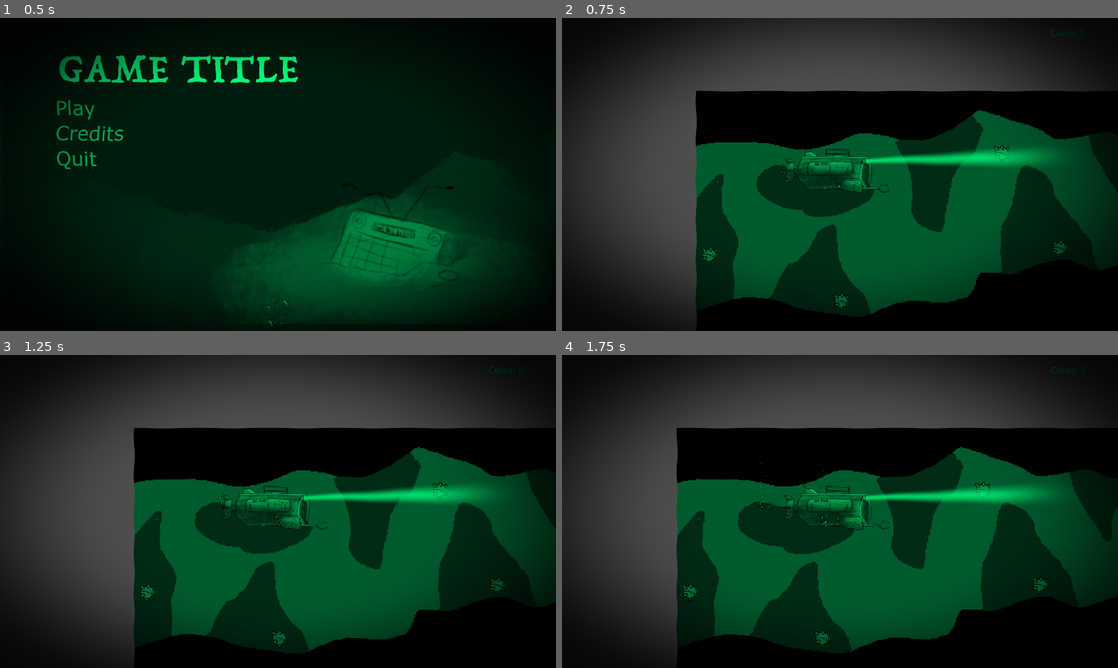
Above: before the commit, frames 1-4 (two rows, left to right).
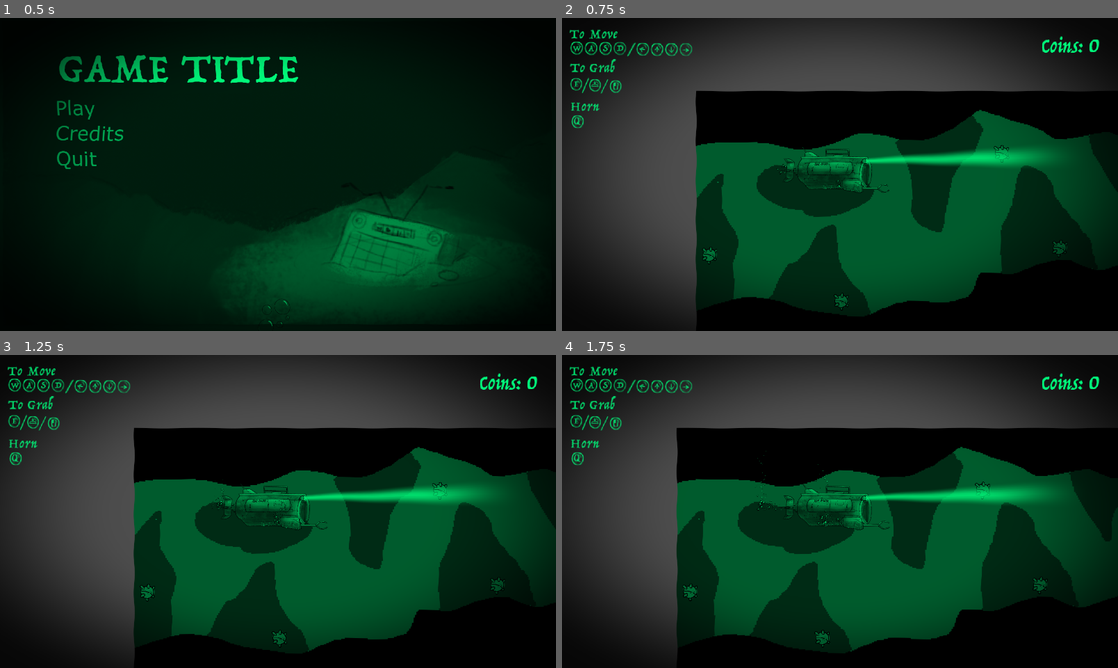
Above: after the commit, the same moments.

Repository: ArceusMaxis/guyana
Game: Godot game, scene res://scenes/main_menu.tscn
Two runs of this game, one before a commit and one after it. Both use one fixed random seed, a clock stepped at 60 frames per second and the inputs below.
Inputs:
- Up to frame 1 (0.5 s): no input
- Up to frame 2 (0.75 s): click "Play" at 0.5 s
- Up to frame 3 (1.25 s): no input
- Up to frame 4 (1.75 s): tap Enter at 1.25 s; hold D (right) from 1.28 s (still down); tap Space (grab) at 1.35 s

Frame 1 is identical in both runs. In frame 2, 1.2% of the frame differs, in the area x 1-97%, y 3-36%; in frame 3, 1.2%; in frame 4, 1.2%.

Commit message:
controls info overlay, dont rollback, material unshaded

Diff:
--- /dev/null
+++ b/scenes/modulate_matcher.gd
@@ -0,0 +1,10 @@
+extends Control
+
+@onready var canvas_modulate: CanvasModulate = $"../../CanvasModulate"
+
+@onready var coinlabel: Label = %Coinlabel
+@onready var controls_info: TextureRect = %ControlsInfo
+
+func _ready() -> void:
+	coinlabel.self_modulate = canvas_modulate.color
+	controls_info.self_modulate = canvas_modulate.color
--- a/scenes/subship.tscn
+++ b/scenes/subship.tscn
@@ -7,9 +7,16 @@
 [ext_resource type="Texture2D" uid="uid://p0gm7rfk3pai" path="res://textures/submarine_claw_top.png" id="3_qvn8w"]
 [ext_resource type="Texture2D" uid="uid://bdnt0hgdy2mmm" path="res://textures/oldmine.png" id="4_j33nr"]
 [ext_resource type="Texture2D" uid="uid://cxwufvxoyfmtu" path="res://textures/submarine_claw_bottom.png" id="4_y5eat"]
+[ext_resource type="Shader" uid="uid://b7q5h52yx2vtm" path="res://scripts/underwater.gdshader" id="5_l0iaw"]
 [ext_resource type="Shader" uid="uid://b10igr3bwfe23" path="res://scripts/godrays.gdshader" id="6_mjtt7"]
 [ext_resource type="Texture2D" uid="uid://cgtpey7opdnpv" path="res://textures/submarine_part_3.png" id="7_yrtbm"]
 [ext_resource type="Texture2D" uid="uid://npym7mnbm0mj" path="res://textures/bubbles.png" id="10_fhyat"]
+[ext_resource type="Texture2D" uid="uid://dwi5yfprygue1" path="res://textures/ui_1.png" id="11_6k77r"]
+[ext_resource type="FontFile" uid="uid://2tkrtqjfw1wu" path="res://Trattatello-Font.ttf" id="11_y5eat"]
+[ext_resource type="Script" uid="uid://cqoaaalx4a4hy" path="res://scenes/modulate_matcher.gd" id="12_mav5b"]
+
+[sub_resource type="CircleShape2D" id="CircleShape2D_318gt"]
+radius = 1080.0
 
 [sub_resource type="CapsuleShape2D" id="CapsuleShape2D_318gt"]
 radius = 28.65
@@ -158,8 +165,22 @@
 &"pickup": SubResource("Animation_o73sm")
 }
 
-[sub_resource type="CircleShape2D" id="CircleShape2D_318gt"]
-radius = 1080.0
+[sub_resource type="ShaderMaterial" id="ShaderMaterial_qvn8w"]
+shader = ExtResource("5_l0iaw")
+shader_parameter/distortion_strength = 0.0010000000475
+shader_parameter/distortion_speed = 1.0000000475
+shader_parameter/distortion_frequency = 50.0
+shader_parameter/tint_color = Color(0.1, 0.4, 0.5, 1)
+shader_parameter/tint_strength = 0.0
+shader_parameter/vignette_strength = 0.90000004275
+shader_parameter/vignette_radius = 0.6750000320625
+shader_parameter/enable_caustics = false
+shader_parameter/caustic_strength = 0.15
+shader_parameter/caustic_scale = 6.0
+shader_parameter/caustic_speed = 0.5
+
+[sub_resource type="CanvasItemMaterial" id="CanvasItemMaterial_y5eat"]
+light_mode = 1
 
 [node name="Ship" type="CharacterBody2D" unique_id=1365197171 groups=["player"]]
 scale = Vector2(2, 2)
@@ -167,6 +188,11 @@
 thrust_speed = 800.0
 max_speed = 200.0
 friction = 0.98
+
+[node name="DetectArea" type="Area2D" parent="." unique_id=1091210469]
+
+[node name="CollisionShape2D" type="CollisionShape2D" parent="DetectArea" unique_id=503032081]
+shape = SubResource("CircleShape2D_318gt")
 
 [node name="CollisionShape2D" type="CollisionShape2D" parent="." unique_id=695989082]
 position = Vector2(-8, -2.78)
@@ -292,15 +318,34 @@
 [node name="AnimationPlayer" type="AnimationPlayer" parent="." unique_id=2034815550]
 libraries/ = SubResource("AnimationLibrary_78rhj")
 
-[node name="Control" type="Control" parent="." unique_id=207552457]
+[node name="CanvasLayer" type="CanvasLayer" parent="." unique_id=784196742]
+
+[node name="ColorRect" type="ColorRect" parent="CanvasLayer" unique_id=1810711332]
+modulate = Color(0, 0.9916915, 0.48586094, 1)
+material = SubResource("ShaderMaterial_qvn8w")
+anchors_preset = 15
+anchor_right = 1.0
+anchor_bottom = 1.0
+grow_horizontal = 2
+grow_vertical = 2
+
+[node name="CanvasModulate" type="CanvasModulate" parent="." unique_id=262899531]
+color = Color(0, 0.9916915, 0.48586094, 1)
+
+[node name="CanvasLayer2" type="CanvasLayer" parent="." unique_id=1389623362]
+
+[node name="Control" type="Control" parent="CanvasLayer2" unique_id=207552457]
+z_index = 1
 layout_mode = 3
 anchors_preset = 0
-offset_left = -504.0
-offset_top = -272.0
-offset_right = 456.0
-offset_bottom = 272.0
-
-[node name="Coinlabel" type="Label" parent="Control" unique_id=850107245]
+offset_right = 960.0
+offset_bottom = 544.0
+scale = Vector2(2, 2)
+script = ExtResource("12_mav5b")
+
+[node name="Coinlabel" type="Label" parent="CanvasLayer2/Control" unique_id=850107245]
+unique_name_in_owner = true
+material = SubResource("CanvasItemMaterial_y5eat")
 layout_mode = 1
 anchors_preset = 1
 anchor_left = 1.0
@@ -310,13 +355,15 @@
 offset_right = -32.0
 offset_bottom = 40.0
 grow_horizontal = 0
+theme_override_fonts/font = ExtResource("11_y5eat")
+theme_override_font_sizes/font_size = 37
 text = "Coins: 0"
 horizontal_alignment = 2
 
-[node name="CanvasModulate" type="CanvasModulate" parent="." unique_id=262899531]
-color = Color(0, 0.9916915, 0.48586094, 1)
-
-[node name="DetectArea" type="Area2D" parent="." unique_id=1091210469]
-
-[node name="CollisionShape2D" type="CollisionShape2D" parent="DetectArea" unique_id=503032081]
-shape = SubResource("CircleShape2D_318gt")
+[node name="ControlsInfo" type="TextureRect" parent="CanvasLayer2/Control" unique_id=1580128274]
+unique_name_in_owner = true
+material = SubResource("CanvasItemMaterial_y5eat")
+layout_mode = 0
+offset_right = 40.0
+offset_bottom = 40.0
+texture = ExtResource("11_6k77r")
--- a/scenes/test2d.tscn
+++ b/scenes/test2d.tscn
@@ -4,21 +4,6 @@
 [ext_resource type="PackedScene" uid="uid://dbhrivwtxuo2h" path="res://scenes/subship.tscn" id="2_e2ll7"]
 [ext_resource type="PackedScene" uid="uid://cf3niieok1nv3" path="res://scenes/itembase.tscn" id="3_1ov6r"]
 [ext_resource type="PackedScene" uid="uid://ds8yfl6l4ceip" path="res://scenes/checkpoint.tscn" id="4_y38rh"]
-[ext_resource type="Shader" uid="uid://b7q5h52yx2vtm" path="res://scripts/underwater.gdshader" id="5_y38rh"]
-
-[sub_resource type="ShaderMaterial" id="ShaderMaterial_318gt"]
-shader = ExtResource("5_y38rh")
-shader_parameter/distortion_strength = 0.0010000000475
-shader_parameter/distortion_speed = 1.0000000475
-shader_parameter/distortion_frequency = 50.0
-shader_parameter/tint_color = Color(0.1, 0.4, 0.5, 1)
-shader_parameter/tint_strength = 0.0
-shader_parameter/vignette_strength = 0.90000004275
-shader_parameter/vignette_radius = 0.6750000320625
-shader_parameter/enable_caustics = false
-shader_parameter/caustic_strength = 0.15
-shader_parameter/caustic_scale = 6.0
-shader_parameter/caustic_speed = 0.5
 
 [node name="Node2D" type="Node2D" unique_id=212175431]
 
@@ -45,13 +30,3 @@
 
 [node name="Checkpoint" parent="." unique_id=210490658 instance=ExtResource("4_y38rh")]
 position = Vector2(1792, 264)
-
-[node name="CanvasLayer" type="CanvasLayer" parent="." unique_id=2084252347]
-
-[node name="ColorRect" type="ColorRect" parent="CanvasLayer" unique_id=1835105593]
-material = SubResource("ShaderMaterial_318gt")
-anchors_preset = 15
-anchor_right = 1.0
-anchor_bottom = 1.0
-grow_horizontal = 2
-grow_vertical = 2
--- a/scripts/sub2d.gd
+++ b/scripts/sub2d.gd
@@ -11,9 +11,10 @@
 @onready var grab_pin: Marker2D = $flipnode/GrabPin
 @onready var flipnode: Marker2D = $flipnode
 @onready var claw_anim: AnimationPlayer = $AnimationPlayer
-@onready var coinlabel: Label = $Control/Coinlabel
+@onready var coinlabel: Label = %Coinlabel
 @onready var colli: CollisionShape2D = $CollisionShape2D
 @onready var detect_area: Area2D = $DetectArea
+@onready var controls_info: TextureRect = %ControlsInfo
 
 var nearby_items: Array[Area2D] = []
 var grabbed_item: Area2D = null
@@ -30,6 +31,9 @@
 
 	for child in grab_pin.get_children():
 		child.visible = false
+
+	await get_tree().create_timer(2).timeout
+	controls_info.visible = false
 
 func _physics_process(delta: float) -> void:
 	coinlabel.text = "Coins: " + str(coins)
Binary file removed: claw.ase
Not shown, added: scenes/modulate_matcher.gd.uid
Binary file added: textures/ui_1.png
Not shown, added: textures/ui_1.png.import
